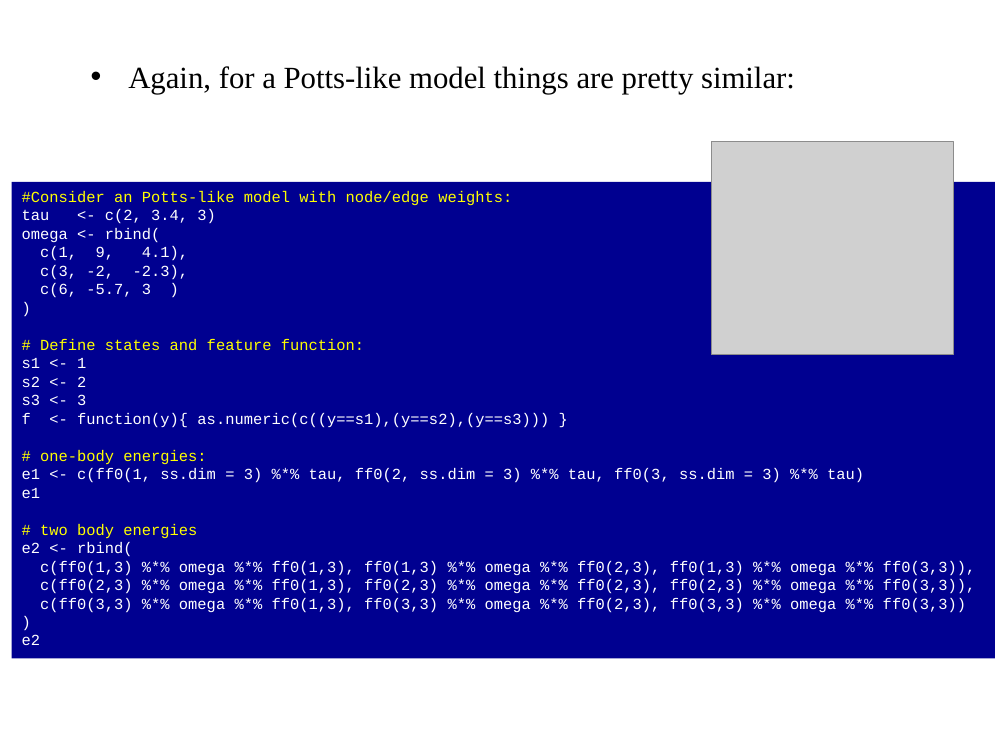
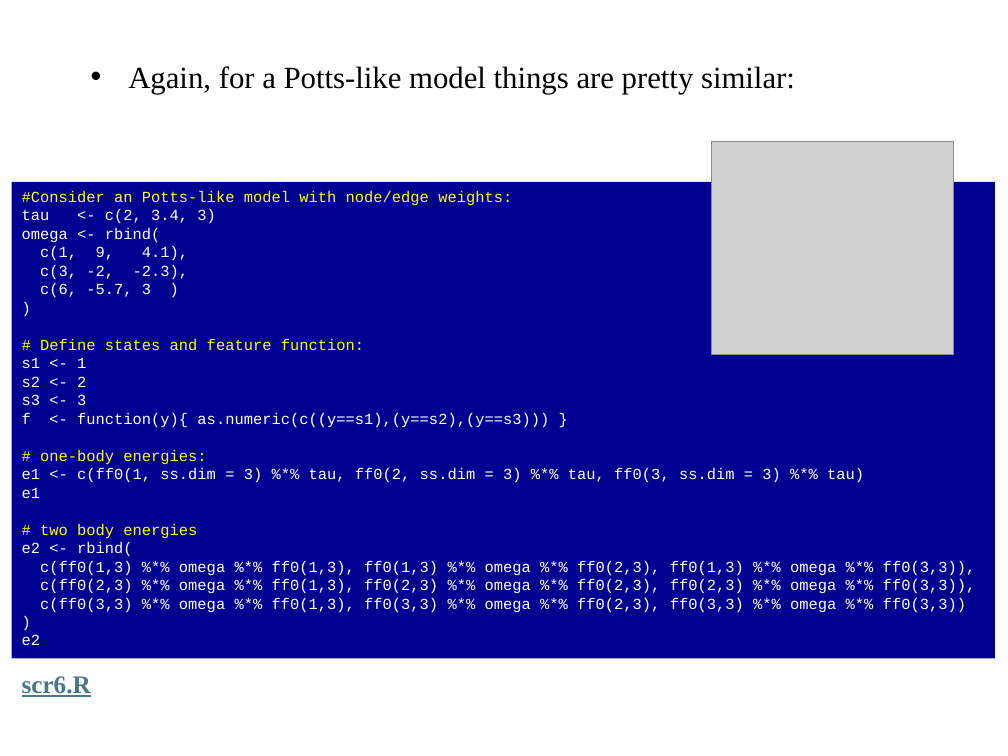
Before and after one commit to npetraco/CRFutil2, a slide deck: slide 20 of inst/doc/Notes/Notes_rev1.pptx. Drawn at 1008x756 pixels with LibreOffice and Linux fonts; fonts in the diff are those of the drawing; grey boxes stand for pictures. Boxes give left, top, right and bottom in pixels: in the first picture for what was removed or moved away, otherwise in the second. Text is boxed around its words. In the diff, an @@ line names an element or a change of style, - is before the commit and + after.

```diff
--- a/inst/doc/Notes/Notes_rev1.pptx
+++ b/inst/doc/Notes/Notes_rev1.pptx
@@ text added at [22,676,91,697], 18 pt, text #467886, bold, underline @@
+scr6.R
```
Also in this commit, not shown: 5 other slides changed, 9 other files.
